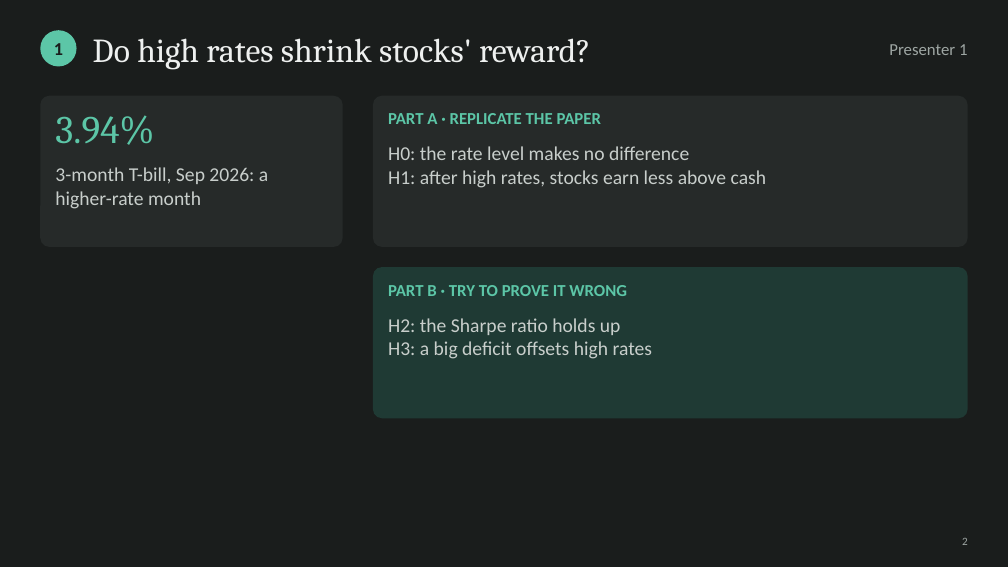
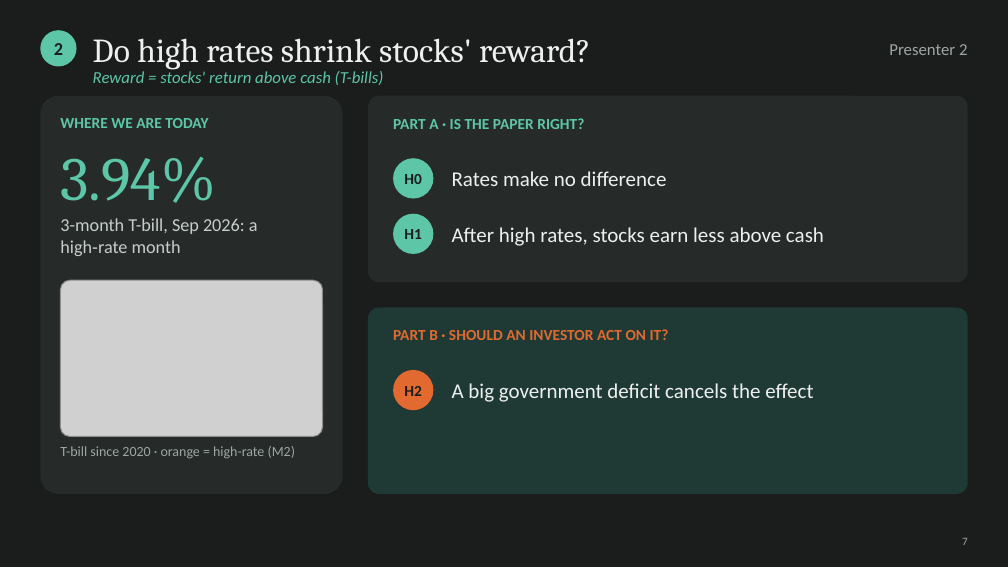
Before and after one commit to cyee02/MQF, a slide deck: slide 7 of QF600/Final Assignment/04 - Presentation Slides Group 6.pptx (slide 2 before the commit). Drawn at 1008x567 pixels with LibreOffice and Linux fonts; fonts in the diff are those of the drawing; grey boxes stand for pictures. Boxes give left, top, right and bottom in pixels: in the first picture for what was removed or moved away, otherwise in the second. Text is boxed around its words. In the diff, an @@ line names an element or a change of style, - is before the commit and + after.

```diff
--- a/QF600/Final Assignment/04 - Presentation Slides Group 6.pptx
+++ b/QF600/Final Assignment/04 - Presentation Slides Group 6.pptx
@@ text "2": place and size @@
-text "2" at (962, 538, 968, 545)
+text "2" at (54, 43, 63, 55)
@@ text "2" at (54, 43, 63, 55): size 8 to 13 pt, text colour #9EA6A3 to #1A1D1C, bold on; alignment right to centre; vertical alignment top to middle @@
@@ text removed at (54, 43, 63, 55) @@
-1
@@ text at (889, 44, 967, 55): text changed @@
-Presenter 1
+Presenter 2
@@ text added at (93, 69, 384, 85), 12 pt, text #5CC6A7, italic @@
+Reward = stocks' return above cash (T-bills)
@@ rounded rectangle: place and size @@
-rounded rectangle at (40, 96, 343, 247)
+rounded rectangle at (40, 96, 343, 494)
@@ text added at (60, 118, 208, 128), 11 pt, text #5CC6A7, bold @@
+WHERE WE ARE TODAY
@@ rounded rectangle: place and size @@
-rounded rectangle at (373, 96, 968, 247)
+rounded rectangle at (368, 96, 968, 282)
@@ text at (393, 118, 584, 129): text changed; size 12 to 11 pt @@
-PART A · REPLICATE THE PAPER
+PART A · IS THE PAPER RIGHT?
@@ text "3.94%": place and size @@
-text "3.94%" at (55, 115, 154, 145)
+text "3.94%" at (60, 157, 216, 203)
@@ text "3.94%" at (60, 157, 216, 203): size 28 to 44 pt @@
@@ ellipse added at (393, 158, 433, 199), fill #5CC6A7, 11 pt, text #1A1D1C, bold @@
+H0
@@ text added at (452, 171, 667, 186), 15 pt, text #EEF0EF @@
+Rates make no difference
@@ text at (60, 218, 258, 256): text changed; size 14 to 13 pt @@
-3-month T-bill, Sep 2026: a higher-rate month
+3-month T-bill, Sep 2026: a high‑rate month
@@ ellipse added at (393, 214, 433, 254), fill #5CC6A7, 11 pt, text #1A1D1C, bold @@
+H1
@@ text at (452, 227, 824, 246): text changed; size 14 to 15 pt; text colour #C8CECB to #EEF0EF @@
-H0: the rate level makes no difference
-H1: after high rates, stocks earn less above cash
+After high rates, stocks earn less above cash
@@ text "After high rates, stocks earn ..." at (452, 227, 824, 246): vertical alignment top to middle @@
@@ picture added at (60, 280, 323, 436) @@
@@ rounded rectangle: place and size @@
-rounded rectangle at (373, 267, 968, 418)
+rounded rectangle at (368, 307, 968, 494)
@@ text removed at (388, 318, 653, 359) @@
-H2: the Sharpe ratio holds up
-H3: a big deficit offsets high rates
@@ text at (393, 329, 669, 340): text changed; size 12 to 11 pt; text colour #5CC6A7 to #E2692F @@
-PART B · TRY TO PROVE IT WRONG
+PART B · SHOULD AN INVESTOR ACT ON IT?
@@ ellipse added at (393, 370, 433, 410), fill #E2692F, 11 pt, text #1A1D1C, bold @@
+H2
@@ text added at (452, 383, 813, 402), 15 pt, text #EEF0EF @@
+A big government deficit cancels the effect
@@ text added at (60, 446, 295, 459), 10 pt, text #9EA6A3 @@
+T-bill since 2020 · orange = high-rate (M2)
```
Also in this commit, not shown: 18 other slides changed, 7 slides added, 29 other files.
